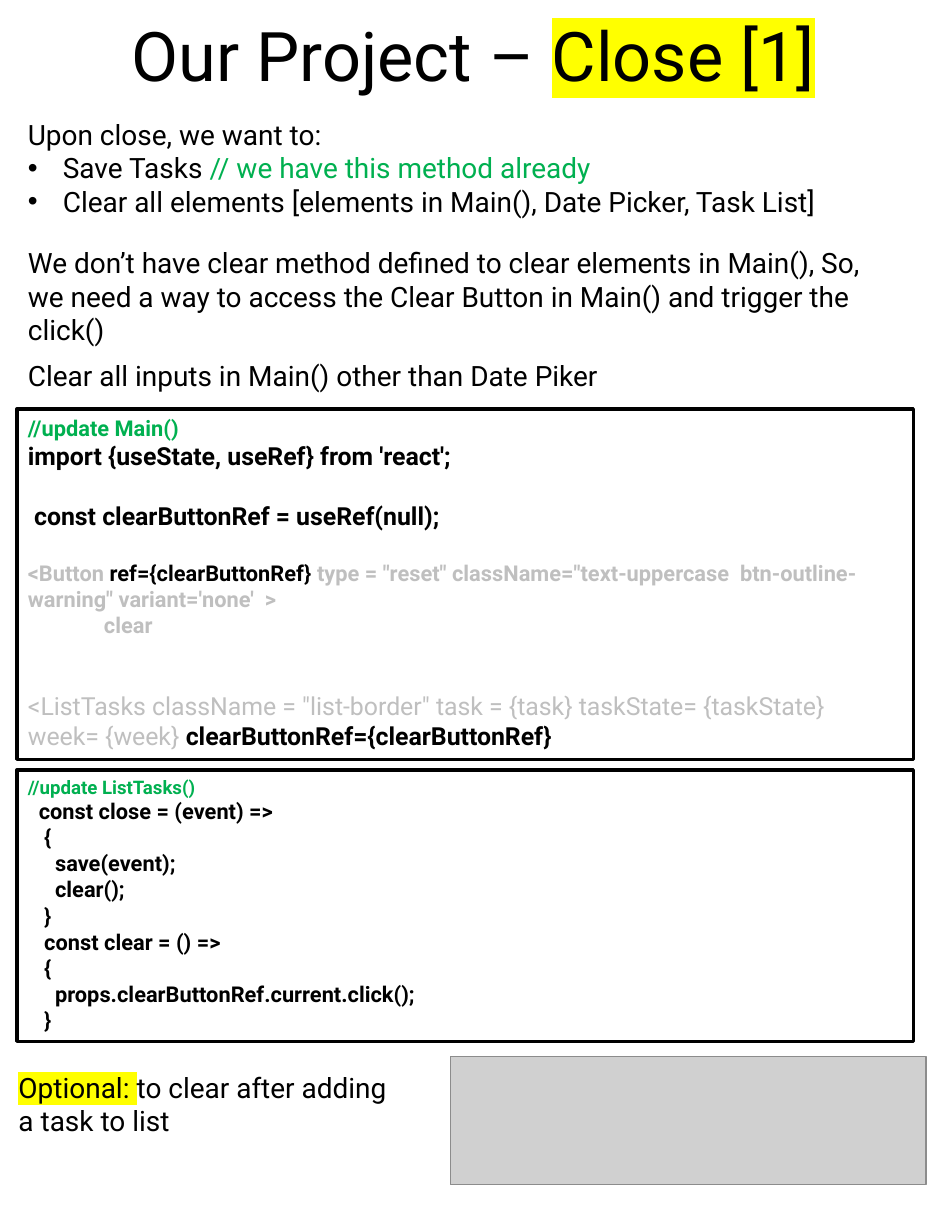
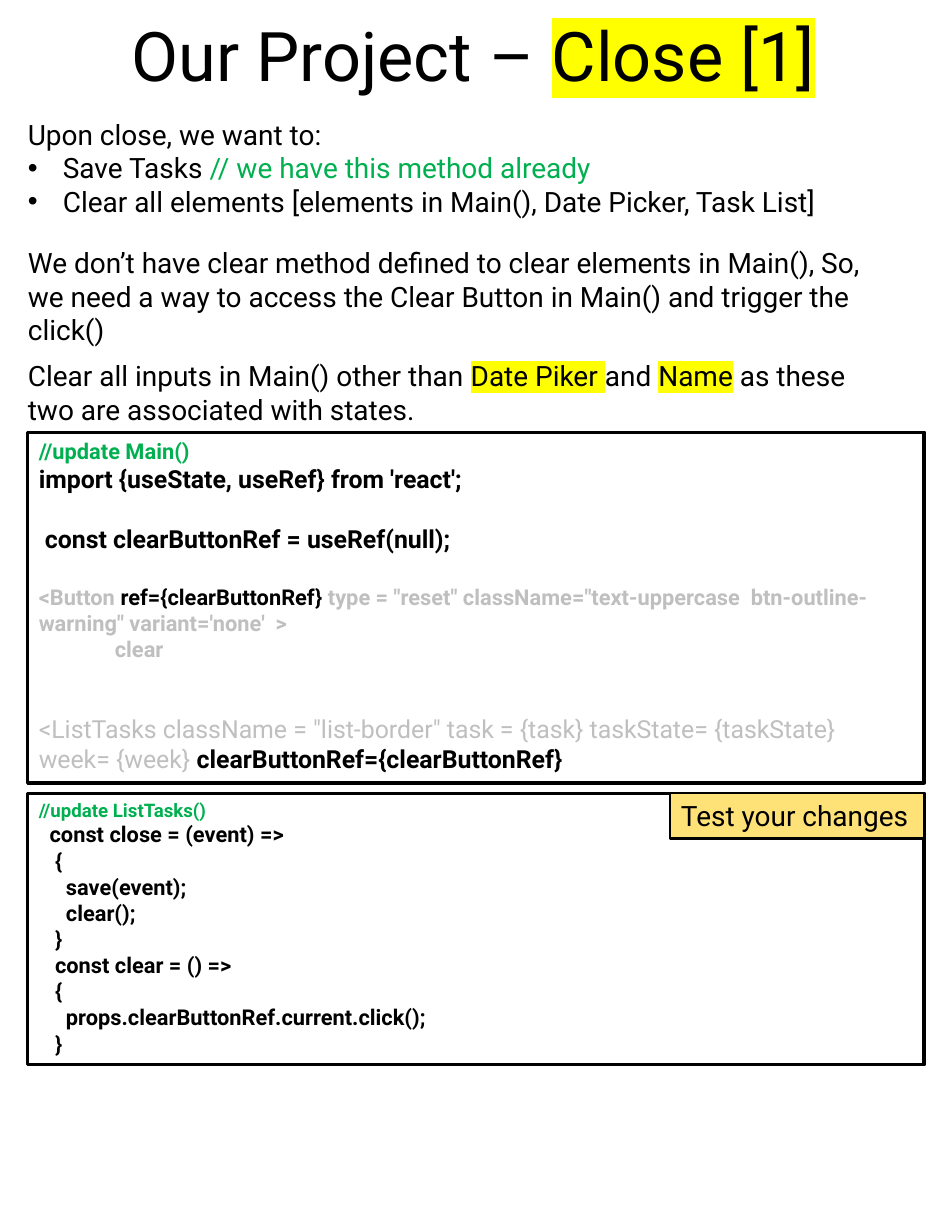
Before and after one commit to scorpion0511/mytracker, a slide deck: slide 55 of doc/React.pptx. Drawn at 952x1232 pixels with LibreOffice and Linux fonts; fonts in the diff are those of the drawing; grey boxes stand for pictures. Boxes give left, top, right and bottom in pixels: in the first picture for what was removed or moved away, otherwise in the second. Text is boxed around its words. In the diff, an @@ line names an element or a change of style, - is before the commit and + after.

```diff
--- a/doc/React.pptx
+++ b/doc/React.pptx
@@ text at box(28, 360, 845, 421): text changed @@
-Clear all inputs in Main() other than Date Piker
+Clear all inputs in Main() other than Date Piker and Name as these two are associated with states.
@@ rectangle "//update Main()": place and size @@
-rectangle "//update Main()" at box(17, 409, 913, 759)
+rectangle "//update Main()" at box(28, 432, 924, 783)
@@ rectangle "//update ListTasks()": place and size @@
-rectangle "//update ListTasks()" at box(17, 769, 913, 1040)
+rectangle "//update ListTasks()" at box(28, 793, 924, 1064)
@@ rectangle added at box(670, 793, 924, 838), fill #FFE277, outline #000000 1.5 pt, 18 pt, text #000000 @@
+Test your changes
@@ text removed at box(18, 1076, 387, 1132) @@
-Optional: to clear after adding
-a task to list
@@ picture removed at box(450, 1056, 926, 1185) @@
```
Also in this commit, not shown: 21 other slides changed, 4 slides added.
